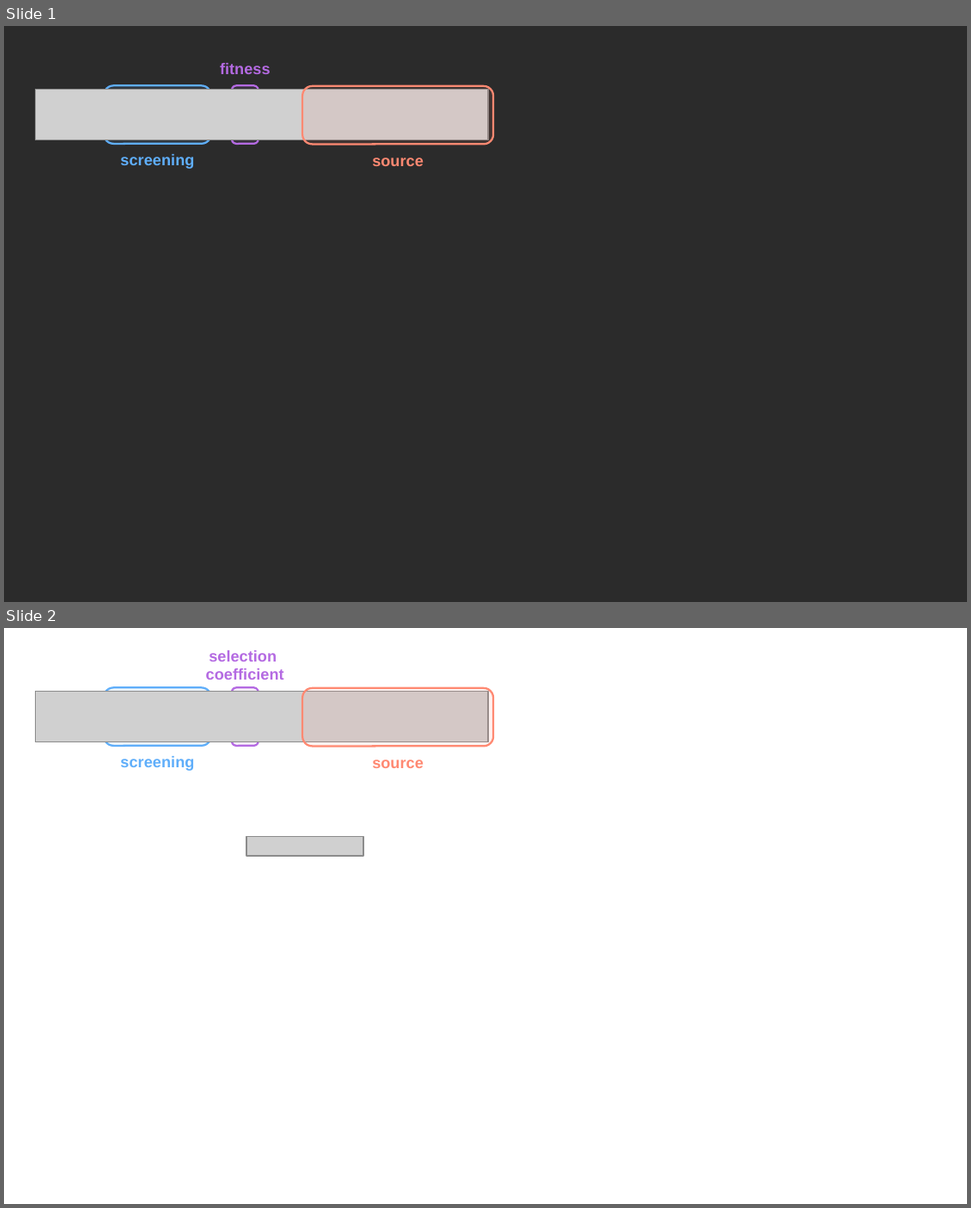
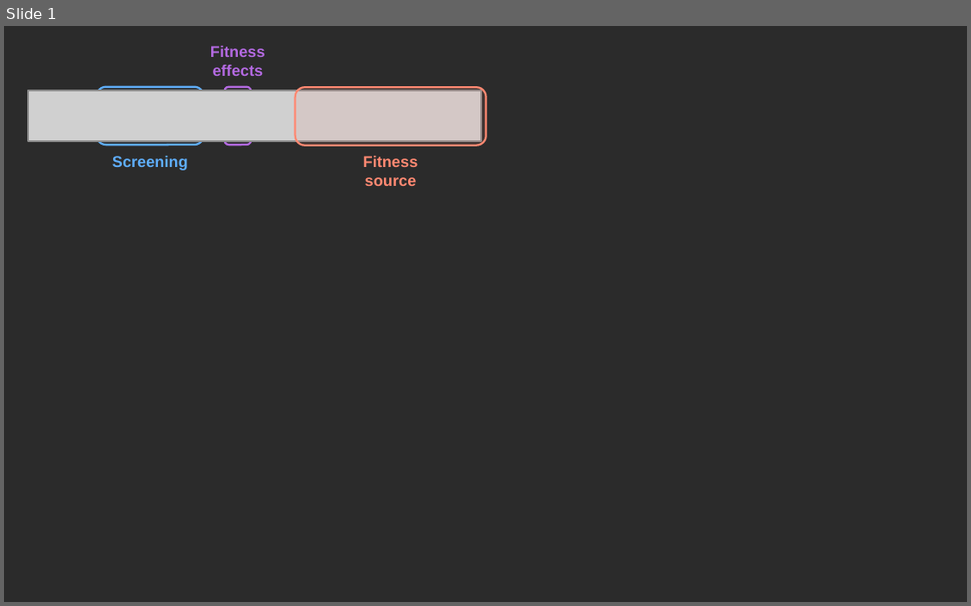
Before and after one commit to bartonlab/paper-time-varying-selection, a slide deck: figures/figure-overview.pptx. Shown one above the other, each under a label of ours: slides 1 and 2 before the commit, slide 1 after it. The pictures are 971x1208 and 971x606 pixels, drawn with LibreOffice and Linux fonts; fonts in the diff are those of the drawing; grey boxes stand for pictures; background and template pictures are left out; a plain dark background stands for a picture behind light text. Boxes give left, top, right and bottom in pixels: in the first picture for what was removed or moved away, otherwise in the second. Text is boxed around its words. In the diff, an @@ line names an element or a change of style, - is before the commit and + after.

```diff
--- a/figures/figure-overview.pptx
+++ b/figures/figure-overview.pptx
@@ slide 2 removed at (4,628,967,1204), background picture (left out) @@
@@ text removed at (206,650,284,680) @@
-selection
-coefficient
@@ picture removed at (35,692,487,742) @@
@@ rounded rectangle removed at (104,687,210,745) @@
@@ rounded rectangle removed at (232,687,259,745) @@
@@ rounded rectangle removed at (302,688,493,746) @@
@@ text removed at (120,756,194,771) @@
-screening
@@ text removed at (372,760,424,768) @@
-source
@@ picture removed at (246,836,363,856) @@
@@ slide 1 changed as well @@
@@ text at (210,46,265,76): text changed @@
-fitness
+Fitness
+effects
@@ 3 rounded rectangles, 1 picture: place and size @@
-3 rounded rectangles, 1 picture at (35,85,493,144)
+3 rounded rectangles, 1 picture at (28,86,486,146)
@@ text "Fitness": place and size @@
-text "Fitness" at (372,158,424,166)
+text "Fitness" at (363,156,419,186)
@@ text at (112,156,188,170): text changed @@
-screening
+Screening
@@ text at (363,156,419,167): paragraph added @@
+Fitness
```
Also in this commit, not shown: 9 other files.
